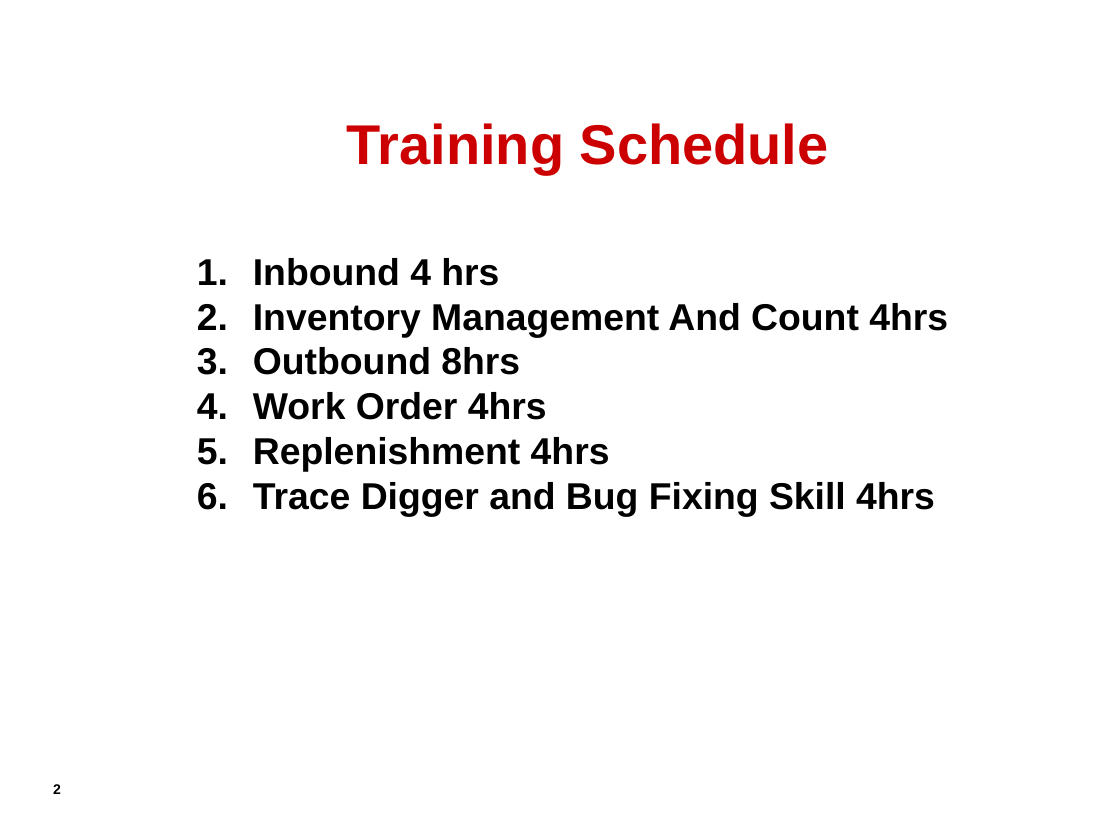
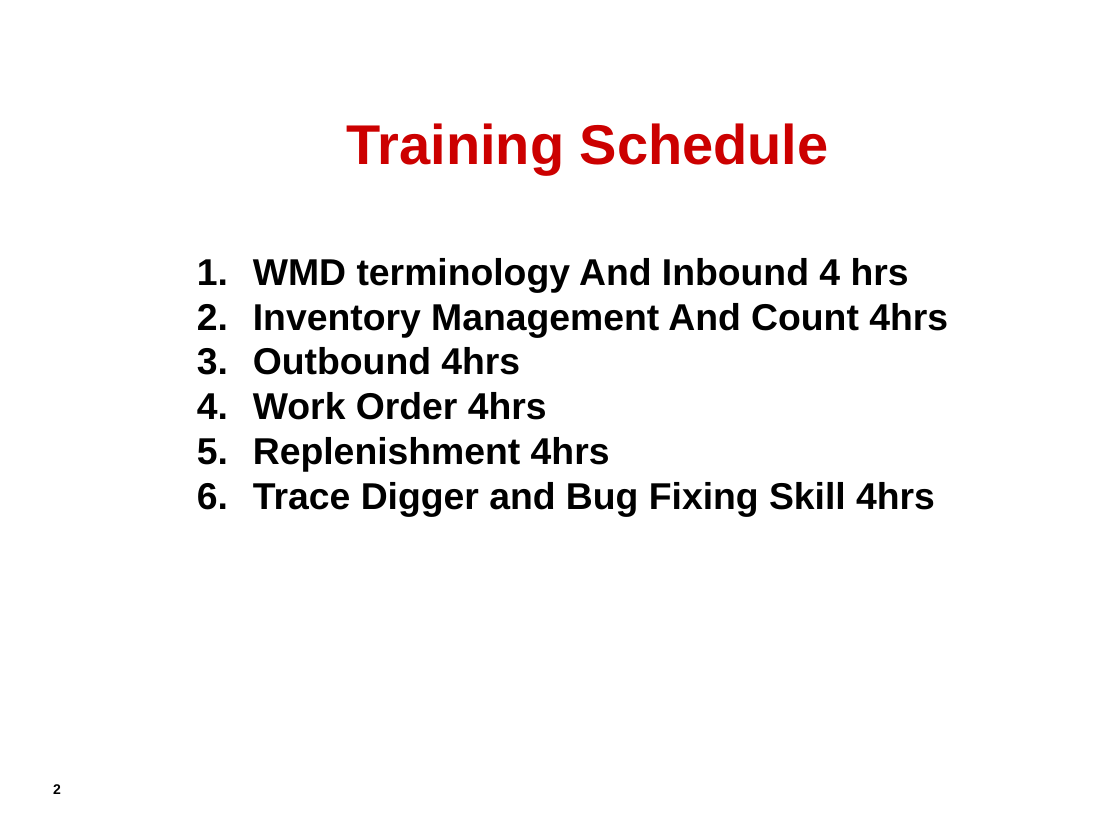
Before and after one commit to SamNiBoy/Trainning, a slide deck: slide 2 of Trainning.ppt. Drawn at 1120x840 pixels with LibreOffice and Linux fonts; fonts in the diff are those of the drawing; background and template pictures are left out. Boxes give left, top, right and bottom in pixels: in the first picture for what was removed or moved away, otherwise in the second. Text is boxed around its words. In the diff, an @@ line names an element or a change of style, - is before the commit and + after.

```diff
--- a/Trainning.ppt
+++ b/Trainning.ppt
@@ text at <box>253,258,909,292</box>: text changed @@
-1. Inbound 4 hrs
+1. WMD terminology And Inbound 4 hrs
@@ text at <box>253,347,520,375</box>: text changed @@
-3. Outbound 8hrs
+3. Outbound 4hrs
```
Also in this commit, not shown: 1 other file.
